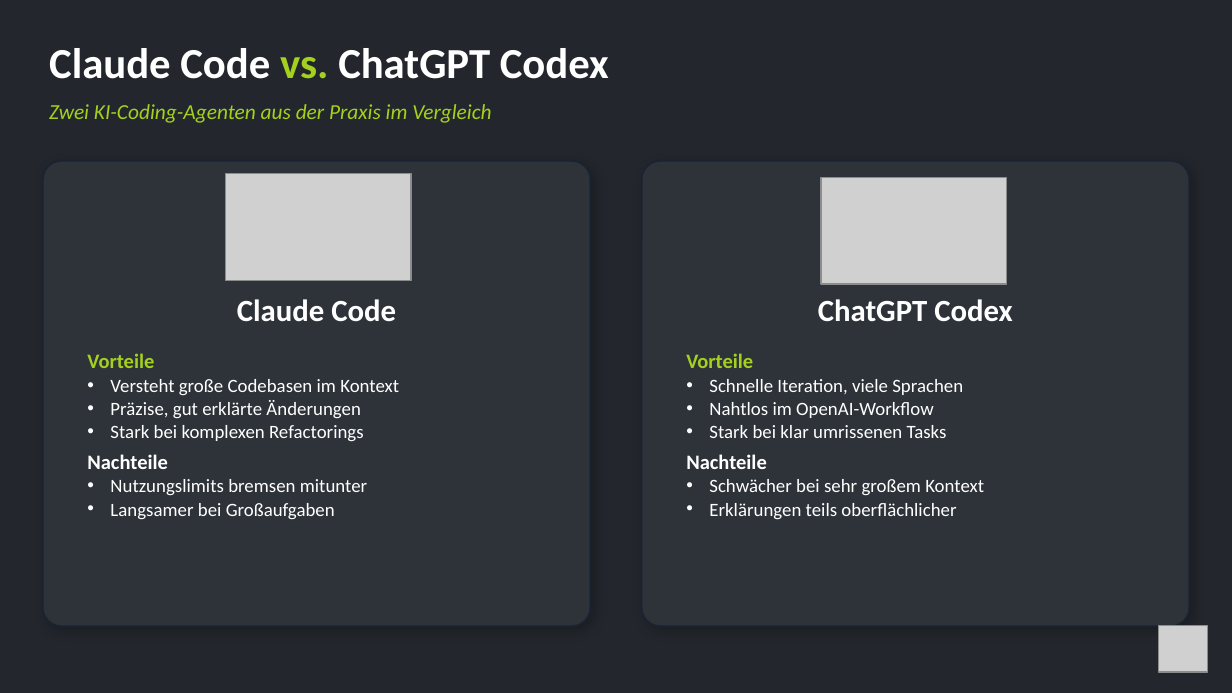
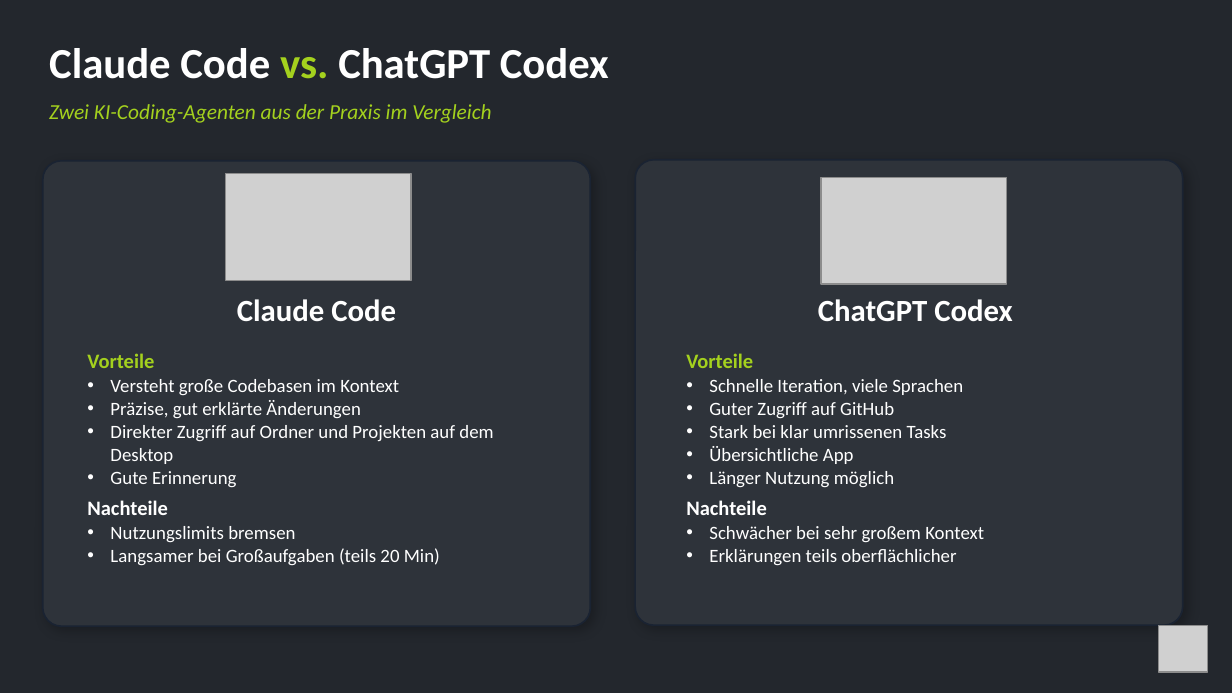
Before and after one commit to LukasK110898/Europavergleich-IT-Projekt-2026-HSWT, a slide deck: slide 11 of Europavergleich_Präsentation_Überarbeitet.pptx. Drawn at 1232x693 pixels with LibreOffice and Linux fonts; fonts in the diff are those of the drawing; grey boxes stand for pictures. Boxes give left, top, right and bottom in pixels: in the first picture for what was removed or moved away, otherwise in the second. Text is boxed around its words. In the diff, an @@ line names an element or a change of style, - is before the commit and + after.

Commit message:
Kleine Änderungen

```diff
--- a/Europavergleich_Präsentation_Überarbeitet.pptx
+++ b/Europavergleich_Präsentation_Überarbeitet.pptx
@@ rounded rectangle: place and size @@
-rounded rectangle at <box>642,161,1189,627</box>
+rounded rectangle at <box>636,160,1183,626</box>
@@ text at <box>709,402,894,418</box>: text changed @@
-• Nahtlos im OpenAI-Workflow
+• Guter Zugriff auf GitHub
@@ text at <box>110,425,493,487</box>: text changed @@
-• Stark bei komplexen Refactorings
+• Direkter Zugriff auf Ordner und Projekten auf dem Desktop
+• Gute Erinnerung
@@ text at <box>709,446,894,487</box>: paragraphs added @@
+• Übersichtliche App
+• Länger Nutzung möglich
@@ text at <box>110,526,440,566</box>: text changed @@
-• Nutzungslimits bremsen mitunter
-• Langsamer bei Großaufgaben
+• Nutzungslimits bremsen
+• Langsamer bei Großaufgaben (teils 20 Min)
```
